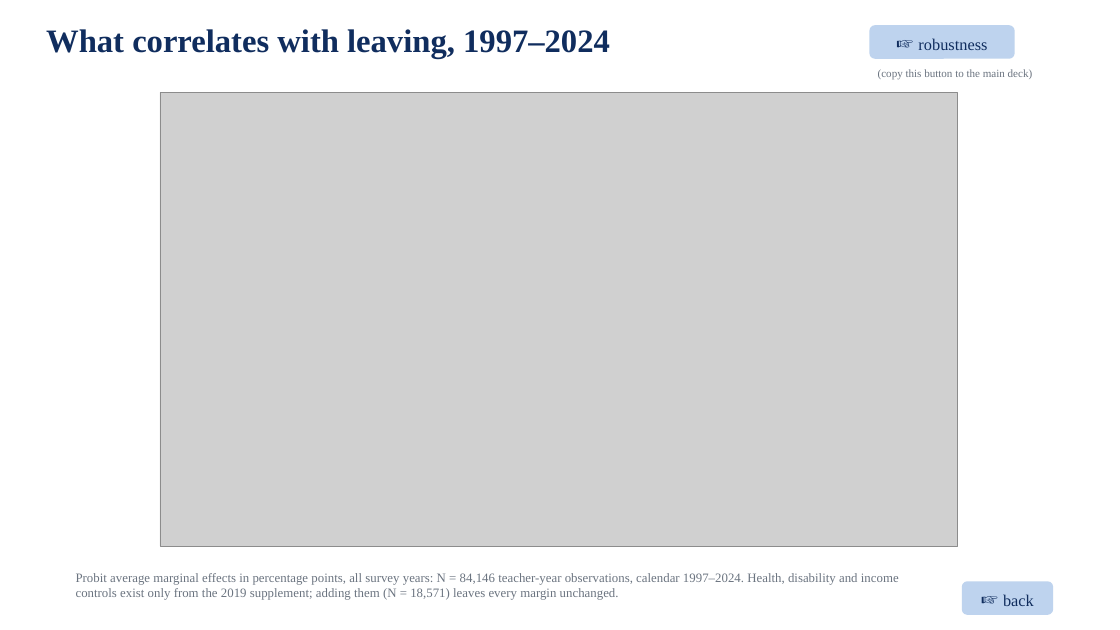
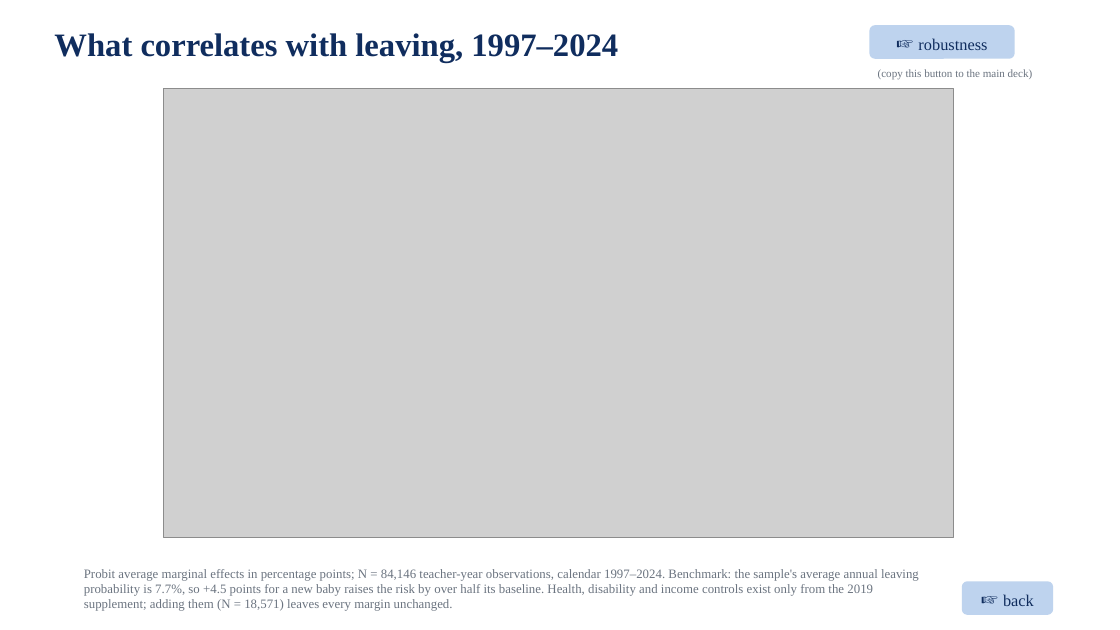
Before and after one commit to jedr1-ship-it/Alternative-Pathways----Quant, a slide deck: slide 1 of report/data_cluster/robustness_slides.pptx. Drawn at 1120x630 pixels with LibreOffice and Linux fonts; fonts in the diff are those of the drawing; grey boxes stand for pictures. Boxes give left, top, right and bottom in pixels: in the first picture for what was removed or moved away, otherwise in the second. Text is boxed around its words. In the diff, an @@ line names an element or a change of style, - is before the commit and + after.

```diff
--- a/report/data_cluster/robustness_slides.pptx
+++ b/report/data_cluster/robustness_slides.pptx
@@ text "What correlates with leaving, 1997–2024": place and size @@
-text "What correlates with leaving, 1997–2024" at <box>46,29,610,59</box>
+text "What correlates with leaving, 1997–2024" at <box>54,33,618,63</box>
@@ picture: place and size @@
-picture at <box>160,92,957,546</box>
+picture at <box>164,88,954,538</box>
@@ text at <box>84,569,919,611</box>: text changed @@
-Probit average marginal effects in percentage points, all survey years: N = 84,146 teacher-year observations, calendar 1997–2024. Health, disability and income controls exist only from the 2019 supplement; adding them (N = 18,571) leaves every margin unchanged.
+Probit average marginal effects in percentage points; N = 84,146 teacher-year observations, calendar 1997–2024. Benchmark: the sample's average annual leaving probability is 7.7%, so +4.5 points for a new baby raises the risk by over half its baseline. Health, disability and income controls exist only from the 2019 supplement; adding them (N = 18,571) leaves every margin unchanged.
```
